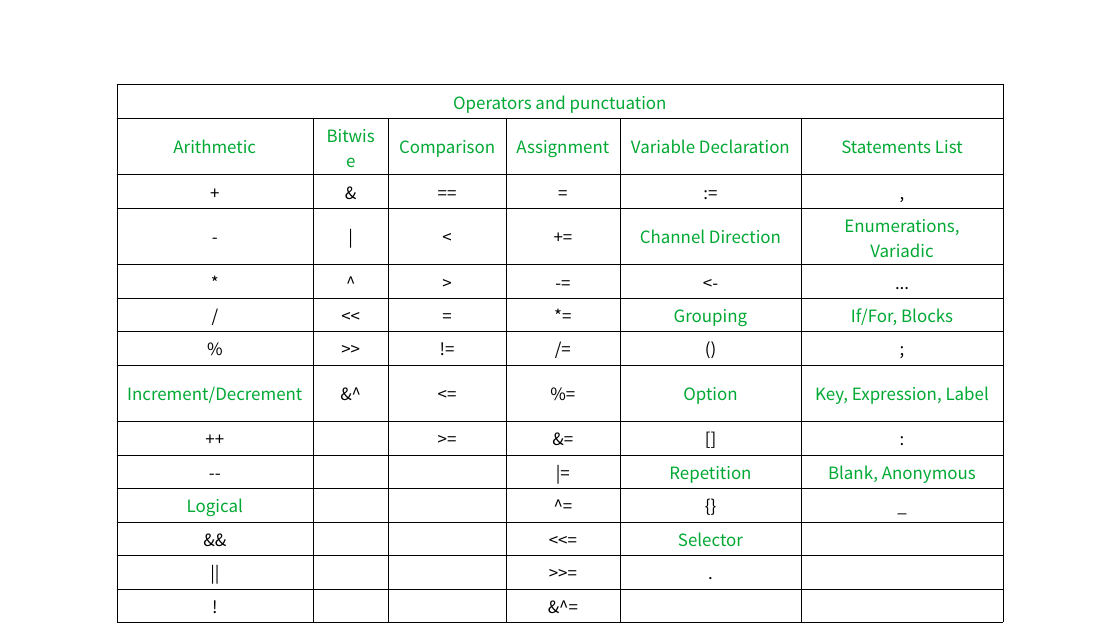
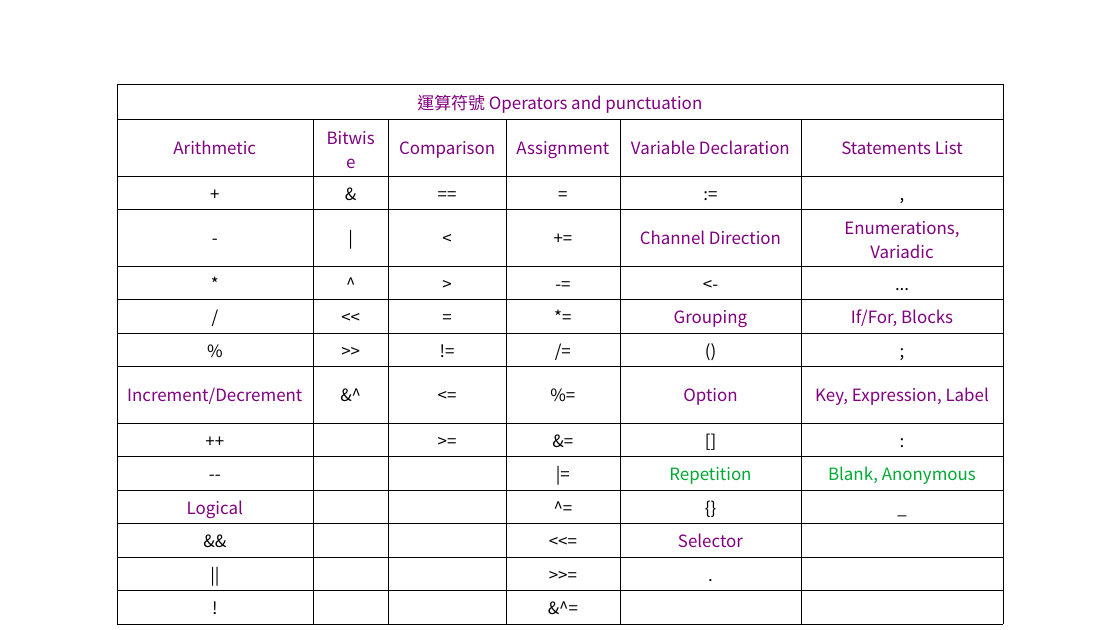
Before and after one commit to oneleo/golang-cht, a slide deck: slide 8 of images/images.odp (slide 6 before the commit). Drawn at 1120x630 pixels with LibreOffice and Linux fonts; fonts in the diff are those of the drawing. Boxes give left, top, right and bottom in pixels: in the first picture for what was removed or moved away, otherwise in the second. Text is boxed around its words. In the diff, an @@ line names an element or a change of style, - is before the commit and + after.

```diff
--- a/images/images.odp
+++ b/images/images.odp
@@ table at bbox=[117, 84, 1003, 552] @@
-row 1, column 1: Operators and punctuation
+row 1, column 1: 運算符號 Operators and punctuation
@@ text colour #00A933 to #800080 in "Arithmetic", "Bitwise", "Comparison", "Assignment" and 11 more places @@
```
Also in this commit, not shown: 3 other slides changed, 2 slides added, 7 other files.
